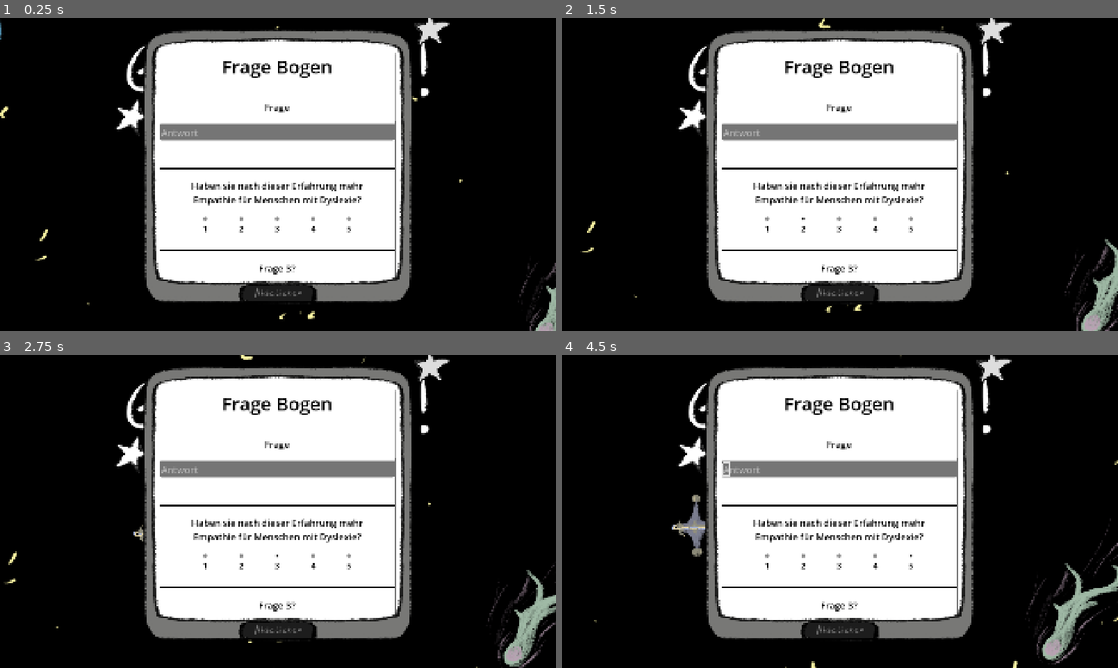
Above: before the commit, frames 1-4 (two rows, left to right).
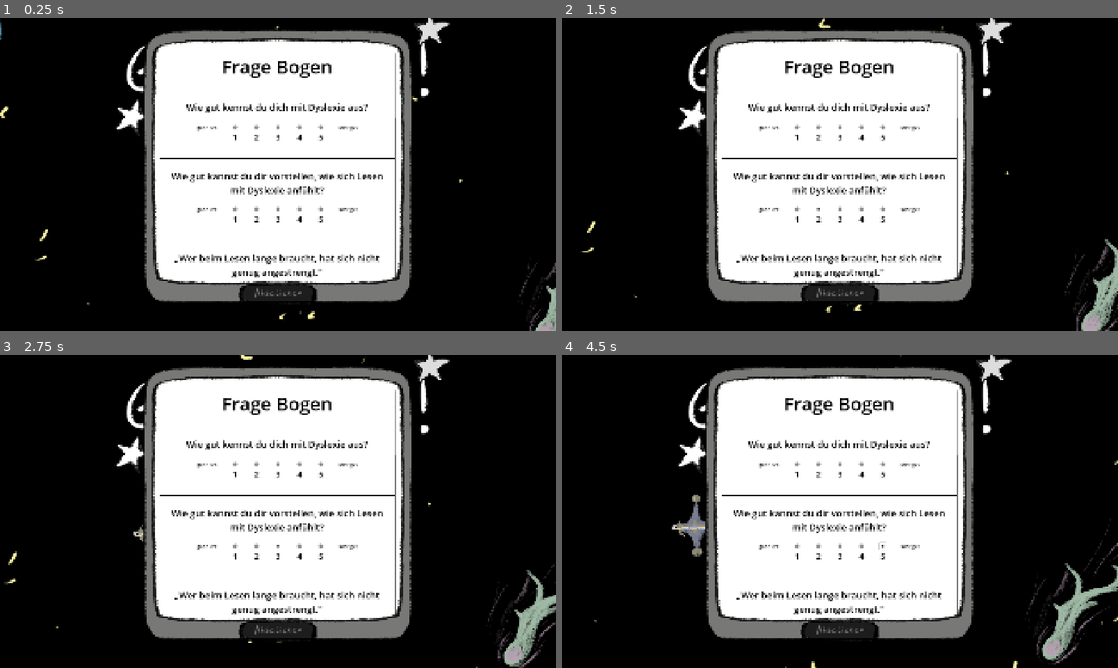
Above: after the commit, the same moments.

Repository: xxPigelxx/spacewrecked
Game: Godot game, scene res://Scenes/Menu/EndSceen.tscn
Two runs of this game, one before a commit and one after it. Both use one fixed random seed, a clock stepped at 60 frames per second and the inputs below. This scene is started directly instead of the project's main scene. Sound files missing from this copy of the repository are replaced by a short silence.
Inputs (mouse positions are in pixels of both pictures, inside the frame that each line leads up to):
- Up to frame 1 (0.25 s): no input
- Up to frame 2 (1.5 s): click "1" at 0.5 s; click "2" at 1.25 s
- Up to frame 3 (2.75 s): click "3" at 2 s
- Up to frame 4 (4.5 s): click "4" at 2.75 s; click "5" at 3.5 s; tap Enter at 4.25 s; move the mouse to (962, 495) at 4.27 s; hold Right (move_right) from 4.28 s (still down); hold Shift (run) from 4.28 s (still down); click (962, 495) at 4.42 s

The runs differ from the first frame. In frame 1, 6.0% of the frame differs, in the area x 28-72%, y 27-83%; in frame 2, 6.0%; in frame 3, 6.0%; in frame 4, 6.1%.

Commit message:
Revise surveys and Likert scale behavior
Updated pre- and post-questionnaire scenes with new/rewritten items, swapped some free-text prompts for Likert/multiple-choice inputs, and added attribution/patience questions. Refactored the Likert component to use explicit endpoint labels and an exported scale type (agreement/quality/frequency), with selection now mapped directly from checkbox names. Also adjusted UI scene properties, changed the player tint, set a new project icon asset, and increased run duration from 440s to 480s.

Diff:
--- a/Scenes/Likert_bar.tscn
+++ b/Scenes/Likert_bar.tscn
@@ -3,7 +3,6 @@
 [ext_resource type="Script" uid="uid://slil33qjlmmi" path="res://question_checkboxees.gd" id="1_1nuy6"]
 
 [sub_resource type="ButtonGroup" id="ButtonGroup_wuamt"]
-allow_unpress = true
 
 [node name="LikertBar" type="VBoxContainer" unique_id=1095676823]
 offset_right = 362.0
@@ -25,30 +24,13 @@
 [node name="HBoxContainer" type="HBoxContainer" parent="." unique_id=1727281946]
 layout_mode = 2
 size_flags_horizontal = 4
-theme_override_constants/separation = 100
+theme_override_constants/separation = 50
 
-[node name="0" type="CheckBox" parent="HBoxContainer" unique_id=60814400]
-visible = false
+[node name="EndLabelLinks" type="Label" parent="HBoxContainer" unique_id=1410021109]
 layout_mode = 2
-button_group = SubResource("ButtonGroup_wuamt")
-clip_text = true
-vertical_icon_alignment = 0
-
-[node name="Label" type="Label" parent="HBoxContainer/0" unique_id=1781584676]
-layout_mode = 1
-anchors_preset = 5
-anchor_left = 0.5
-anchor_right = 0.5
-offset_left = -5.0
-offset_top = 27.0
-offset_right = 5.0
-offset_bottom = 50.0
-grow_horizontal = 2
 theme_override_colors/font_color = Color(0, 0, 0, 1)
-theme_override_font_sizes/font_size = 28
-text = "0"
-horizontal_alignment = 1
-vertical_alignment = 1
+text = "stimme gar nicht zu"
+horizontal_alignment = 2
 
 [node name="1" type="CheckBox" parent="HBoxContainer" unique_id=412958366]
 layout_mode = 2
@@ -152,6 +134,11 @@
 horizontal_alignment = 1
 vertical_alignment = 1
 
+[node name="EndLabelRechts" type="Label" parent="HBoxContainer" unique_id=358183973]
+layout_mode = 2
+theme_override_colors/font_color = Color(0, 0, 0, 1)
+text = "stimme voll zu"
+
 [node name="Control" type="Control" parent="." unique_id=1396688337]
 custom_minimum_size = Vector2(0, 30)
 layout_mode = 2
--- a/Scenes/MainGame.tscn
+++ b/Scenes/MainGame.tscn
@@ -311,9 +311,7 @@
 layer = 2
 
 [node name="InfroBars" parent="hud" unique_id=1636553147 instance=ExtResource("24_him8o")]
-mouse_filter = 2
 
 [node name="MalfunctionCounter" parent="hud" unique_id=308412049 instance=ExtResource("25_malfc")]
 offset_right = 124.0
 offset_bottom = 110.0
-mouse_filter = 2
--- a/Scenes/player.tscn
+++ b/Scenes/player.tscn
@@ -127,7 +127,7 @@
 offset = Vector2(6, 3)
 
 [node name="PlayerSprite" type="AnimatedSprite2D" parent="." unique_id=68990338]
-modulate = Color(0.86, 0.4472, 0.5985601, 1)
+modulate = Color(0.4367881, 0.49710703, 0.9025291, 1)
 position = Vector2(1, 5)
 scale = Vector2(0.5, 0.5)
 sprite_frames = SubResource("SpriteFrames_olqyp")
--- a/pre_questionear.tscn
+++ b/pre_questionear.tscn
@@ -4,7 +4,6 @@
 [ext_resource type="Script" uid="uid://dioevxvqyi6wf" path="res://pre_questionear.gd" id="1_script"]
 [ext_resource type="PackedScene" uid="uid://cq18f4cl84tt7" path="res://Scenes/manual_sperator.tscn" id="1_sep"]
 [ext_resource type="PackedScene" uid="uid://bcot68oel2ml3" path="res://Scenes/menu_background.tscn" id="2_opxtd"]
-[ext_resource type="PackedScene" uid="uid://cmbencs8cn0j1" path="res://Scenes/text_question_bar.tscn" id="2_text"]
 [ext_resource type="PackedScene" uid="uid://6vlh4fls1osw" path="res://Scenes/multiple_choice.tscn" id="5_mc"]
 [ext_resource type="Theme" uid="uid://dvs0r83gvhd2k" path="res://resources/themes/small_Bt.tres" id="6_theme"]
 [ext_resource type="Script" uid="uid://66kdblp1pv87" path="res://script/button.gd" id="7_btn"]
@@ -65,25 +64,31 @@
 [node name="HSeparator1" parent="PanelContainer/MarginContainer/ScrollContainer/VBoxContainer" unique_id=2134379582 instance=ExtResource("1_sep")]
 layout_mode = 2
 
-[node name="PreAlter" parent="PanelContainer/MarginContainer/ScrollContainer/VBoxContainer" unique_id=411361964 instance=ExtResource("2_text")]
+[node name="PreAlter" parent="PanelContainer/MarginContainer/ScrollContainer/VBoxContainer" unique_id=1823932599 instance=ExtResource("5_mc")]
 layout_mode = 2
-size_flags_horizontal = 1
-size_flags_vertical = 2
 question_text = "Wie alt bist du?"
 
+[node name="OptionButton" parent="PanelContainer/MarginContainer/ScrollContainer/VBoxContainer/PreAlter" index="1" unique_id=633290587]
+item_count = 6
+popup/item_0/text = "0-10"
+popup/item_1/text = "11-20"
+popup/item_2/text = "21-30"
+popup/item_3/text = "31-40"
+popup/item_4/text = "41-50"
+popup/item_5/text = "51+"
+popup/item_5/id = 5
+
 [node name="HSeparator2" parent="PanelContainer/MarginContainer/ScrollContainer/VBoxContainer" unique_id=1752344396 instance=ExtResource("1_sep")]
-layout_mode = 2
-
-[node name="PreGeschlecht" parent="PanelContainer/MarginContainer/ScrollContainer/VBoxContainer" unique_id=1942004269 instance=ExtResource("5_mc")]
-layout_mode = 2
-question_text = "Geschlecht"
-
-[node name="HSeparator3" parent="PanelContainer/MarginContainer/ScrollContainer/VBoxContainer" unique_id=1501707774 instance=ExtResource("1_sep")]
 layout_mode = 2
 
 [node name="PreMuttersprache" parent="PanelContainer/MarginContainer/ScrollContainer/VBoxContainer" unique_id=1596950314 instance=ExtResource("5_mc")]
 layout_mode = 2
 question_text = "Ist Deutsch deine Muttersprache?"
+
+[node name="OptionButton" parent="PanelContainer/MarginContainer/ScrollContainer/VBoxContainer/PreMuttersprache" index="1" unique_id=633290587]
+item_count = 2
+popup/item_0/text = "Ja"
+popup/item_1/text = "Nein"
 
 [node name="HSeparator4" parent="PanelContainer/MarginContainer/ScrollContainer/VBoxContainer" unique_id=95215899 instance=ExtResource("1_sep")]
 layout_mode = 2
@@ -91,7 +96,8 @@
 [node name="PreGaming" parent="PanelContainer/MarginContainer/ScrollContainer/VBoxContainer" unique_id=1111629625 instance=ExtResource("1_likert")]
 layout_mode = 2
 size_flags_vertical = 3
-question_text = "Wie viel Erfahrung hast du mit Videospielen? (0 = keine, 5 = sehr viel)"
+scale_type = 2
+question_text = "Wie viel Erfahrung hast du mit Videospielen?"
 
 [node name="HSeparator5" parent="PanelContainer/MarginContainer/ScrollContainer/VBoxContainer" unique_id=1235512510 instance=ExtResource("1_sep")]
 layout_mode = 2
@@ -99,15 +105,33 @@
 [node name="PreDyslexieWissen" parent="PanelContainer/MarginContainer/ScrollContainer/VBoxContainer" unique_id=1937056221 instance=ExtResource("1_likert")]
 layout_mode = 2
 size_flags_vertical = 3
-question_text = "Wie gut kennst du dich mit Dyslexie / Lese-Rechtschreib-Schwaeche aus? (0 = gar nicht, 5 = sehr gut)"
+scale_type = 1
+question_text = "Wie gut kennst du dich mit Dyslexie / Lese-Rechtschreib-Schwaeche aus?"
 
 [node name="HSeparator6" parent="PanelContainer/MarginContainer/ScrollContainer/VBoxContainer" unique_id=2046125741 instance=ExtResource("1_sep")]
 layout_mode = 2
 
-[node name="PreEmpathie" parent="PanelContainer/MarginContainer/ScrollContainer/VBoxContainer" unique_id=1288858298 instance=ExtResource("1_likert")]
+[node name="PreVorstellung" parent="PanelContainer/MarginContainer/ScrollContainer/VBoxContainer" unique_id=1288858298 instance=ExtResource("1_likert")]
 layout_mode = 2
 size_flags_vertical = 3
-question_text = "Wie gut kannst du dir vorstellen, wie sich Lesen mit Dyslexie anfuehlt? (0 = gar nicht, 5 = sehr gut)"
+scale_type = 1
+question_text = "Wie gut kannst du dir vorstellen, wie sich Lesen mit Dyslexie anfuehlt?"
+
+[node name="HSeparator7" parent="PanelContainer/MarginContainer/ScrollContainer/VBoxContainer" unique_id=1849054439 instance=ExtResource("1_sep")]
+layout_mode = 2
+
+[node name="PreAttribution" parent="PanelContainer/MarginContainer/ScrollContainer/VBoxContainer" unique_id=1095676823 instance=ExtResource("1_likert")]
+layout_mode = 2
+size_flags_vertical = 3
+question_text = "Wer beim Lesen lange braucht, hat sich nicht genug angestrengt."
+
+[node name="HSeparator8" parent="PanelContainer/MarginContainer/ScrollContainer/VBoxContainer" unique_id=779439541 instance=ExtResource("1_sep")]
+layout_mode = 2
+
+[node name="PreUngeduld" parent="PanelContainer/MarginContainer/ScrollContainer/VBoxContainer" unique_id=660378736 instance=ExtResource("1_likert")]
+layout_mode = 2
+size_flags_vertical = 3
+question_text = "Wenn jemand vorlesen soll und lange braucht, werde ich ungeduldig."
 
 [node name="SubmitButton" type="Button" parent="." unique_id=1652673311]
 custom_minimum_size = Vector2(120, 50)
@@ -129,3 +153,6 @@
 script = ExtResource("7_btn")
 
 [connection signal="pressed" from="SubmitButton" to="." method="_on_submit_button_pressed"]
+
+[editable path="PanelContainer/MarginContainer/ScrollContainer/VBoxContainer/PreAlter"]
+[editable path="PanelContainer/MarginContainer/ScrollContainer/VBoxContainer/PreMuttersprache"]
--- a/project.godot
+++ b/project.godot
@@ -13,7 +13,7 @@
 config/name="Spacewrecked"
 run/main_scene="uid://c78phqbegrmpg"
 config/features=PackedStringArray("4.6", "Forward Plus")
-config/icon="uid://gctau36faoia"
+config/icon="uid://cmyon38wklf33"
 
 [autoload]
 
@@ -28,7 +28,6 @@
 
 window/size/viewport_width=1920
 window/size/viewport_height=1080
-window/size/mode=3
 window/size/resizable=false
 window/stretch/mode="canvas_items"
 window/vsync/vsync_mode=0
--- a/question_checkboxees.gd
+++ b/question_checkboxees.gd
@@ -1,23 +1,38 @@
 extends Question
 
+enum ScaleType { AGREEMENT, QUALITY, FREQUENCY }
+
+@export var scale_type: ScaleType = ScaleType.AGREEMENT
+
+const SCALE_LABELS := {
+	ScaleType.AGREEMENT: ["stimme gar nicht zu", "stimme voll zu"],
+	ScaleType.QUALITY:   ["gar nicht", "sehr gut"],
+	ScaleType.FREQUENCY: ["keine", "sehr viel"],
+}
+
 @onready var checkboxes: Array[CheckBox] = [
-	$"HBoxContainer/0",
 	$"HBoxContainer/1",
 	$"HBoxContainer/2",
 	$"HBoxContainer/3",
 	$"HBoxContainer/4",
 	$"HBoxContainer/5",
 ]
+@onready var end_label_links: Label = $HBoxContainer/EndLabelLinks
+@onready var end_label_rechts: Label = $HBoxContainer/EndLabelRechts
+
 
 var selected :int = -1
 
 func _set_up():
 	for cb in checkboxes:
 		cb.toggled.connect(_on_checkbox_toggled.bind(cb))
+	var labels: Array = SCALE_LABELS[scale_type]
+	end_label_links.text = labels[0]
+	end_label_rechts.text = labels[1]
 
 func _on_checkbox_toggled(pressed: bool, source: CheckBox) -> void:
 	if pressed:
-		selected = checkboxes.find(source)
+		selected = int(source.name)
 		print(selected)
 
 func get_selected():
--- a/questionear.tscn
+++ b/questionear.tscn
@@ -3,8 +3,7 @@
 [ext_resource type="PackedScene" uid="uid://bx3ycj02l1xc4" path="res://Scenes/Likert_bar.tscn" id="1_ai5ut"]
 [ext_resource type="PackedScene" uid="uid://cq18f4cl84tt7" path="res://Scenes/manual_sperator.tscn" id="1_l2d0k"]
 [ext_resource type="Script" uid="uid://dmii2fren2un4" path="res://questionear.gd" id="1_v3451"]
-[ext_resource type="PackedScene" uid="uid://cmbencs8cn0j1" path="res://Scenes/text_question_bar.tscn" id="2_v3451"]
-[ext_resource type="PackedScene" uid="uid://6vlh4fls1osw" path="res://Scenes/multiple_choice.tscn" id="5_l2d0k"]
+[ext_resource type="PackedScene" uid="uid://cmbencs8cn0j1" path="res://Scenes/text_question_bar.tscn" id="5_bkink"]
 [ext_resource type="Theme" uid="uid://dvs0r83gvhd2k" path="res://resources/themes/small_Bt.tres" id="6_bkink"]
 [ext_resource type="Script" uid="uid://66kdblp1pv87" path="res://script/button.gd" id="7_da6x5"]
 [ext_resource type="Texture2D" uid="uid://1q66y115y7eb" path="res://resources/assets/Procreate_Sprites.png" id="8_sprit"]
@@ -62,10 +61,11 @@
 [node name="HSeparator1" parent="PanelContainer/MarginContainer/ScrollContainer/VBoxContainer" unique_id=1849054439 instance=ExtResource("1_l2d0k")]
 layout_mode = 2
 
-[node name="Q1" parent="PanelContainer/MarginContainer/ScrollContainer/VBoxContainer" unique_id=283956535 instance=ExtResource("2_v3451")]
+[node name="Q1" parent="PanelContainer/MarginContainer/ScrollContainer/VBoxContainer" unique_id=1095676823 instance=ExtResource("1_ai5ut")]
 layout_mode = 2
-size_flags_horizontal = 1
-size_flags_vertical = 2
+size_flags_vertical = 3
+scale_type = 1
+question_text = "Wie gut kennst du dich mit Dyslexie aus?"
 
 [node name="HSeparator2" parent="PanelContainer/MarginContainer/ScrollContainer/VBoxContainer" unique_id=1582892850 instance=ExtResource("1_l2d0k")]
 layout_mode = 2
@@ -73,7 +73,8 @@
 [node name="Q2" parent="PanelContainer/MarginContainer/ScrollContainer/VBoxContainer" unique_id=926106328 instance=ExtResource("1_ai5ut")]
 layout_mode = 2
 size_flags_vertical = 3
-question_text = "Haben sie nach dieser Erfahrung mehr Empathie für Menschen mit Dyslexie?"
+scale_type = 1
+question_text = "Wie gut kannst du dir vorstellen, wie sich Lesen mit Dyslexie anfühlt?"
 
 [node name="HSeparator3" parent="PanelContainer/MarginContainer/ScrollContainer/VBoxContainer" unique_id=1143170300 instance=ExtResource("1_l2d0k")]
 layout_mode = 2
@@ -81,7 +82,7 @@
 [node name="Q3" parent="PanelContainer/MarginContainer/ScrollContainer/VBoxContainer" unique_id=27587041 instance=ExtResource("1_ai5ut")]
 layout_mode = 2
 size_flags_vertical = 3
-question_text = "Frage 3?"
+question_text = "„Wer beim Lesen lange braucht, hat sich nicht genug angestrengt.\""
 
 [node name="HSeparator4" parent="PanelContainer/MarginContainer/ScrollContainer/VBoxContainer" unique_id=1306325643 instance=ExtResource("1_l2d0k")]
 layout_mode = 2
@@ -89,7 +90,7 @@
 [node name="Q4" parent="PanelContainer/MarginContainer/ScrollContainer/VBoxContainer" unique_id=1538070335 instance=ExtResource("1_ai5ut")]
 layout_mode = 2
 size_flags_vertical = 3
-question_text = "Frage 4?"
+question_text = "„Wenn jemand vorlesen soll und lange braucht, werde ich ungeduldig.\""
 
 [node name="HSeparator5" parent="PanelContainer/MarginContainer/ScrollContainer/VBoxContainer" unique_id=1044202651 instance=ExtResource("1_l2d0k")]
 layout_mode = 2
@@ -97,7 +98,7 @@
 [node name="Q5" parent="PanelContainer/MarginContainer/ScrollContainer/VBoxContainer" unique_id=24423758 instance=ExtResource("1_ai5ut")]
 layout_mode = 2
 size_flags_vertical = 3
-question_text = "Frage 5?"
+question_text = "Das Lesen des Handbuchs hat mich frustriert."
 
 [node name="HSeparator6" parent="PanelContainer/MarginContainer/ScrollContainer/VBoxContainer" unique_id=1381260668 instance=ExtResource("1_l2d0k")]
 layout_mode = 2
@@ -105,7 +106,7 @@
 [node name="Q6" parent="PanelContainer/MarginContainer/ScrollContainer/VBoxContainer" unique_id=900000001 instance=ExtResource("1_ai5ut")]
 layout_mode = 2
 size_flags_vertical = 3
-question_text = "Frage 6?"
+question_text = "Die Frustration hat sich unfair angefühlt."
 
 [node name="HSeparator7" parent="PanelContainer/MarginContainer/ScrollContainer/VBoxContainer" unique_id=900000002 instance=ExtResource("1_l2d0k")]
 layout_mode = 2
@@ -113,7 +114,7 @@
 [node name="Q7" parent="PanelContainer/MarginContainer/ScrollContainer/VBoxContainer" unique_id=900000003 instance=ExtResource("1_ai5ut")]
 layout_mode = 2
 size_flags_vertical = 3
-question_text = "Frage 7?"
+question_text = "Das Spiel hat mir Spaß gemacht."
 
 [node name="HSeparator8" parent="PanelContainer/MarginContainer/ScrollContainer/VBoxContainer" unique_id=900000004 instance=ExtResource("1_l2d0k")]
 layout_mode = 2
@@ -121,21 +122,21 @@
 [node name="Q8" parent="PanelContainer/MarginContainer/ScrollContainer/VBoxContainer" unique_id=900000005 instance=ExtResource("1_ai5ut")]
 layout_mode = 2
 size_flags_vertical = 3
-question_text = "Frage 8?"
+question_text = "Ich empfinde Mitleid mit Menschen mit Dyslexie."
 
-[node name="HSeparator9" parent="PanelContainer/MarginContainer/ScrollContainer/VBoxContainer" unique_id=1603426597 instance=ExtResource("1_l2d0k")]
+[node name="HSeparator11" parent="PanelContainer/MarginContainer/ScrollContainer/VBoxContainer" unique_id=1989415535 instance=ExtResource("1_l2d0k")]
 layout_mode = 2
 
-[node name="Q9" parent="PanelContainer/MarginContainer/ScrollContainer/VBoxContainer" unique_id=1823932599 instance=ExtResource("5_l2d0k")]
+[node name="Q9" parent="PanelContainer/MarginContainer/ScrollContainer/VBoxContainer" unique_id=558521449 instance=ExtResource("5_bkink")]
 layout_mode = 2
-question_text = "Welche Seite hat ihnen am meisten Probleme bereitet?"
+question_text = "Was hat sich beim Lesen des Handbuchs am schwierigsten angefühlt?"
 
 [node name="HSeparator10" parent="PanelContainer/MarginContainer/ScrollContainer/VBoxContainer" unique_id=900000006 instance=ExtResource("1_l2d0k")]
 layout_mode = 2
 
-[node name="Q10" parent="PanelContainer/MarginContainer/ScrollContainer/VBoxContainer" unique_id=461030741 instance=ExtResource("5_l2d0k")]
+[node name="Q10" parent="PanelContainer/MarginContainer/ScrollContainer/VBoxContainer" unique_id=1468303680 instance=ExtResource("5_bkink")]
 layout_mode = 2
-question_text = "Welche Seite hat ihnen am wenigsten Probleme bereitet?"
+question_text = "Hat sich deine Vorstellung von Dyslexie durch das Spiel verändert? Wenn ja, wie?"
 
 [node name="SubmitButton" type="Button" parent="." unique_id=1215507431]
 custom_minimum_size = Vector2(120, 50)
--- a/script/GameManager.gd
+++ b/script/GameManager.gd
@@ -60,7 +60,7 @@
 
 # ---- Einstellbare Werte (alles an einem Ort) ----
 @export_group("Journey")
-@export var run_duration := 440.0             ## Messfenster in Sekunden
+@export var run_duration := 480.0             ## Messfenster in Sekunden
 @export var max_health := 100.0                ## Maximales + Start-Leben
 @export var health_per_fix := 25.0             ## Reparatur stellt so viel wieder her (flach)
 @export var health_drain_per_sec := 0.3       ## passiver Verlust pro Sekunde
Binary file added: resources/assets/planet_icon.png
Not shown, added: resources/assets/planet_icon.png.import
